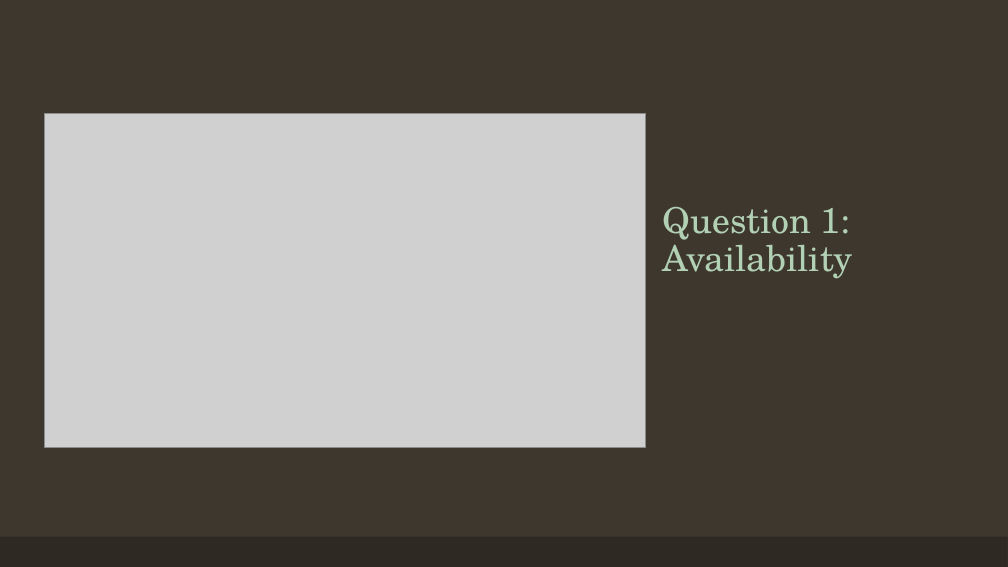
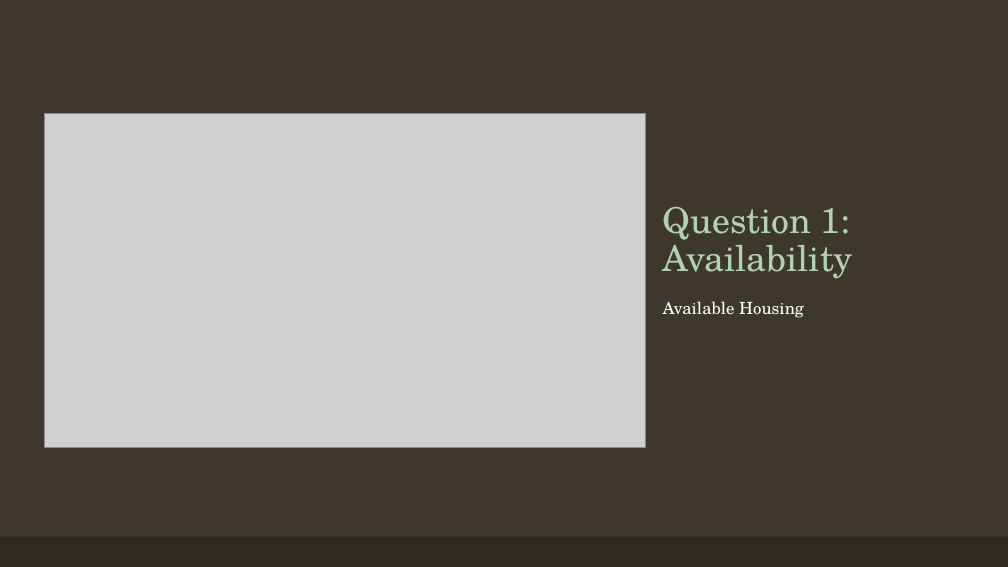
Before and after one commit to elizabethjaye/Project1-Repository, a slide deck: slide 4 of Housing in Orange County, FL.pptx (slide 3 before the commit). Drawn at 1008x567 pixels with LibreOffice and Linux fonts; fonts in the diff are those of the drawing; grey boxes stand for pictures. Boxes give left, top, right and bottom in pixels: in the first picture for what was removed or moved away, otherwise in the second. Text is boxed around its words. In the diff, an @@ line names an element or a change of style, - is before the commit and + after.

Commit message:
adding summary from Dolly. modifying text based slides, minor formatting of plot slide titles

```diff
--- a/Housing in Orange County, FL.pptx
+++ b/Housing in Orange County, FL.pptx
@@ text added at (x1=663, y1=301, x2=804, y2=318), 16 pt, text #FFFFFF @@
+Available Housing
```
Also in this commit, not shown: 3 other slides changed, 4 slides added, 2 slides removed, 1 other file.
